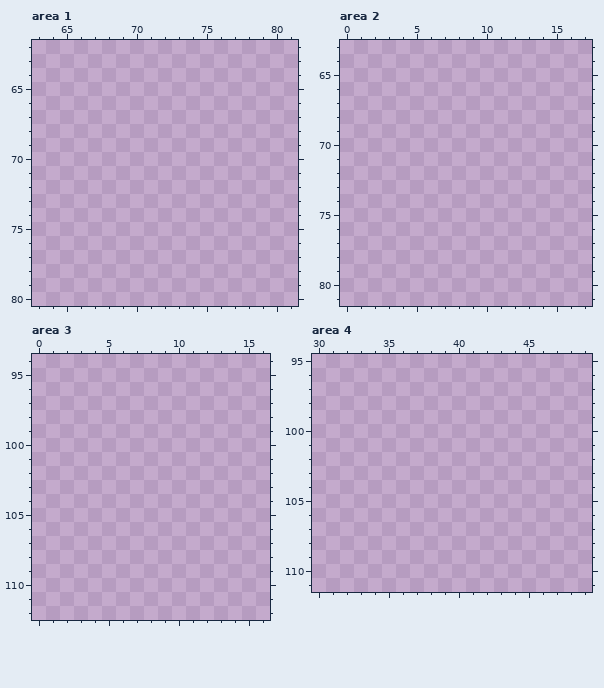
File history of a pixel-art file, Alzey2025/Assets/Sprites/Raw/blocks.aseprite. Above is the file before it was changed.
160x160 pixels, 1 frame. Shown: area 1: x 63..81, y 62..80; area 2: x 0..17, y 63..81; area 3: x 0..16, y 94..112; area 4: x 30..49, y 95..111. The commit also changed other parts of the picture, which this record leaves out.
The result:
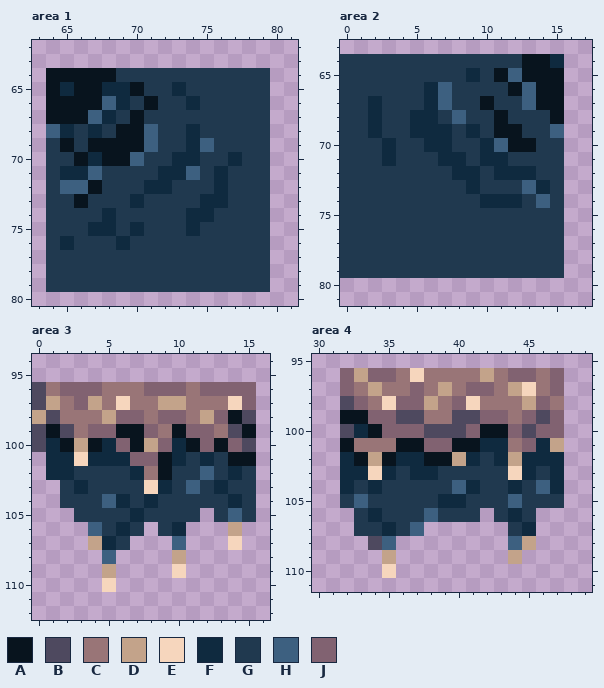
Palette (. is transparent): A #08141e  B #4e495f  C #997577  D #c3a38a  E #f6d6bd  F #0f2a3f  G #20394f  H #3d6080  J #816271
Changes in this commit:
Changed rows in their new state; - is an unchanged pixel.
Area 1:
first column x 64:
64 AAAAAGGGGGGGGGGG
65 AFAAFFAGGFGGGGGG
66 AAAAHFGAGGFGGGGG
67 AAAHFGAGGGGGGGGG
68 HFGFGAAHGGFGGGGG
69 GAGAAAAHGGFHGGGG
70 GGAFAAHGGFFGGFGG
71 GFFHGGGGFFHGFGGG
72 GHHAGGGFFGGGFGGG
73 GGAGGGFGGGGFFGGG
74 GGGGFGGGGGFFGGGG
75 GGGFFGFGGGFGGGGG
76 GFGGGFGGGGGGGGGG
77 GGGGGGGGGGGGGGGG
78 GGGGGGGGGGGGGGGG
79 GGGGGGGGGGGGGGGG
Area 2:
first column x 0:
64 GGGGGGGGGGGGGAAF
65 GGGGGGGGGFGAHAAA
66 GGGGGGFHGGGGAHAA
67 GGFGGGFHGGAGGHAA
68 GGFGGFFGHGGAGGGA
69 GGFGGFFFGFGAAGGH
70 GGGFGGFFGGFHAAGG
71 GGGFGGGFFGFFGGGG
72 GGGGGGGGFFGFFFGG
73 GGGGGGGGGFGGGHFG
74 GGGGGGGGGGFFFGHG
75 GGGGGGGGGGGGGGGG
76 GGGGGGGGGGGGGGGG
77 GGGGGGGGGGGGGGGG
78 GGGGGGGGGGGGGGGG
79 GGGGGGGGGGGGGGGG
Area 3:
first column x 0:
 96 BCJJJCCCJJJCJJJJ
 97 BDCJDCECCDDCCCEJ
 98 DBCCCDJJCJJCDJAB
 99 BABCJJAAJCAJJCBA
100 BFADAFJADJFAJAJB
101 -FFEFFFJJAFGFGAA
102 -FFGGGGFCAGGHGFG
103 --GFGGGGEFGHGFGG
104 --GGGHFGFGGGGGFG
105 ---GGGGFGGGG-GHG
106 ----HGFG-GF---D-
107 ----DFG---H---E-
108 -----H----D-----
109 -----D----E-----
110 -----E----------
Area 4:
first column x 32:
 96 JDJJCECCCCDCJJCJ
 97 JCDCCJCDCJJCDECJ
 98 BJCEJJDCJECCCDJC
 99 AAJJBBCCBBJJCJBJ
100 BFAJJJBBBJAAJBJJ
101 ACCCAAJJAAFFCJFD
102 FADAFFAADFGFDFFF
103 FFEFGFFGGGGGEFGF
104 FGFGGGGGHFGGFGHF
105 GHGGGGGFFGGGHGGG
106 -GFGGGHGGG-GFG--
107 -GGFGH------GF--
108 --BH--------HD--
109 ---D--------D---
110 ---E------------
